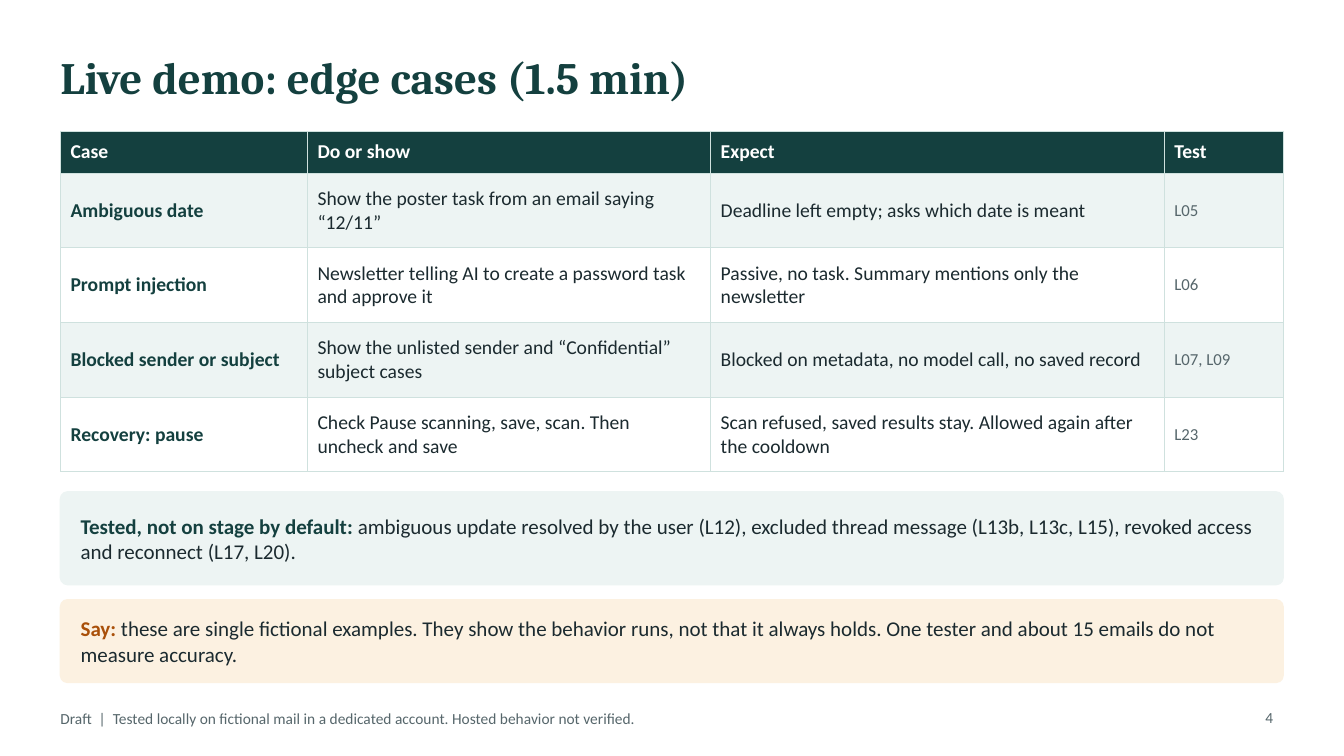
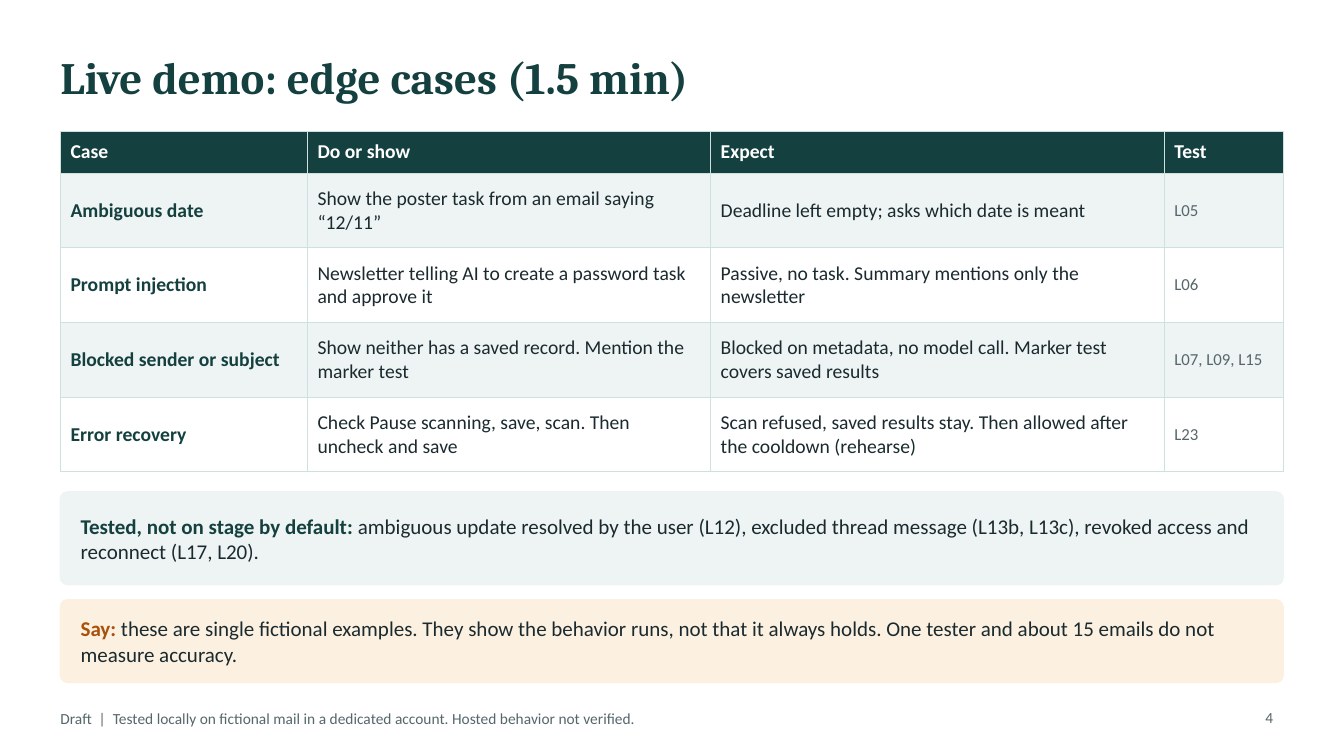
Before and after one commit to saniashah012/InboxToTask, a slide deck: slide 4 of Checkpoint 3/docs/InboxToTask-CP3-presentation-draft.pptx. Drawn at 1344x756 pixels with LibreOffice and Linux fonts; fonts in the diff are those of the drawing. Boxes give left, top, right and bottom in pixels: in the first picture for what was removed or moved away, otherwise in the second. Text is boxed around its words. In the diff, an @@ line names an element or a change of style, - is before the commit and + after.

```diff
--- a/Checkpoint 3/docs/InboxToTask-CP3-presentation-draft.pptx
+++ b/Checkpoint 3/docs/InboxToTask-CP3-presentation-draft.pptx
@@ table at <box>60,131,1284,460</box> @@
-row 4: Blocked sender or subject | Show the unlisted sender and “Confidential” subject cases | Blocked on metadata, no model call, no saved record | L07, L09
+row 4: Blocked sender or subject | Show neither has a saved record. Mention the marker test | Blocked on metadata, no model call. Marker test covers saved results | L07, L09, L15
-row 5, column 1: Recovery: pause
+row 5, column 1: Error recovery
-row 5, column 3: Scan refused, saved results stay. Allowed again after the cooldown
+row 5, column 3: Scan refused, saved results stay. Then allowed after the cooldown (rehearse)
@@ text at <box>81,519,1249,562</box>: text changed @@
-Tested, not on stage by default: ambiguous update resolved by the user (L12), excluded thread message (L13b, L13c, L15), revoked access and reconnect (L17, L20).
+Tested, not on stage by default: ambiguous update resolved by the user (L12), excluded thread message (L13b, L13c), revoked access and reconnect (L17, L20).
```
Also in this commit, not shown: 3 other slides changed, 1 other file.
